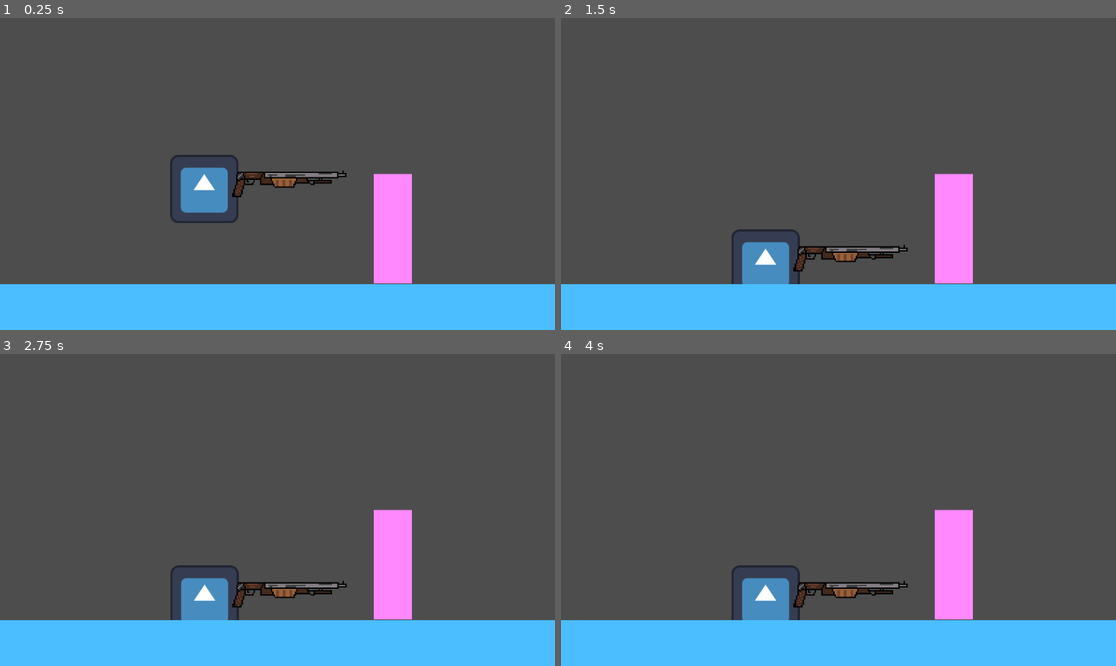
Above: before the commit, frames 1-4 (two rows, left to right).
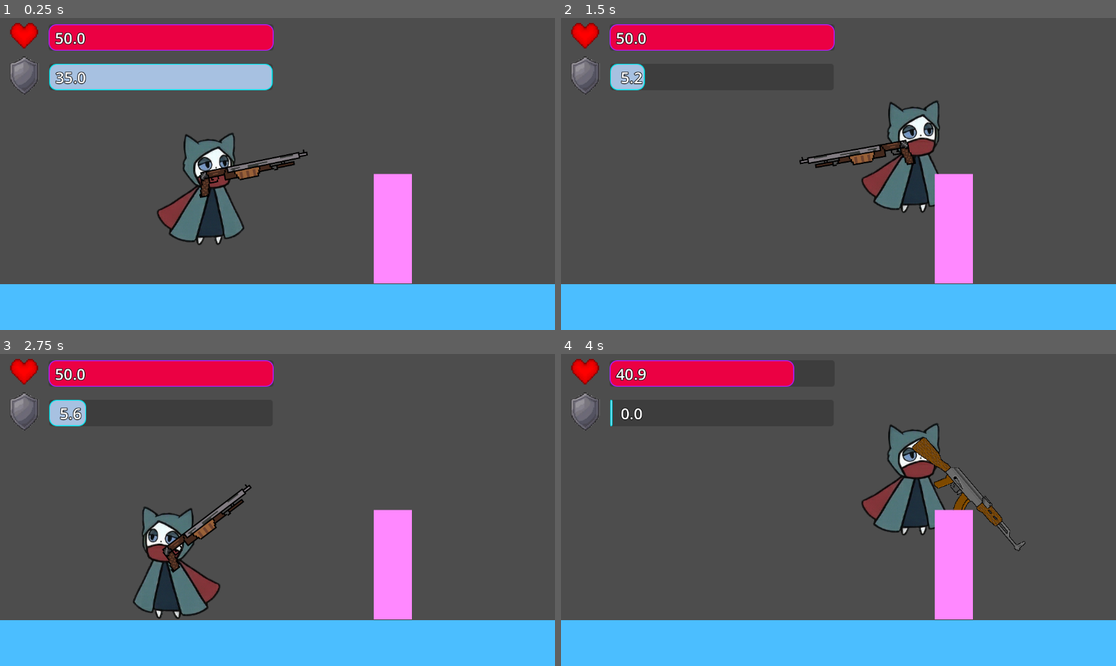
Above: after the commit, the same moments.

Repository: XN1005/QS_Impact
Game: Godot game, scene res://node_2d.tscn
Same seed, same stepped clock (60 frames per second), same inputs: the game is played once before the commit and once after it. The engine's default icon, where the game draws it, is replaced by a stand-in: a white triangle on a blue panel in a dark square.
Inputs (mouse positions are in pixels of both pictures, inside the frame that each line leads up to):
- Up to frame 1 (0.25 s): no input
- Up to frame 2 (1.5 s): move the mouse to (960, 158) at 0.52 s; press the mouse at (960, 158) at 0.53 s; hold Right (ui_right) from 0.53 s (still down); tap Up (ui_up) at 0.77 s; tap T (15-HP, bound only after the commit) at 0.8, 1.35 s; move the mouse to (727, 189) at 1.27 s; release the mouse at (727, 189) at 1.28 s
- Up to frame 3 (2.75 s): tap Up (ui_up) at 1.52 s; click (166, 525) at 1.55 s; move the mouse to (333, 441) at 2.02 s; release Right (ui_right) at 2.03 s; hold Left (ui_left) from 2.03 s (still down); tap E (dash) at 2.1 s; tap T (15-HP, bound only after the commit) at 2.3 s
- Up to frame 4 (4 s): move the mouse to (810, 572) at 2.77 s; release Left (ui_left) at 2.78 s; hold Right (ui_right) from 2.78 s (still down); click (810, 572) at 2.85 s; tap Up (ui_up) at 3.02, 3.77 s; move the mouse to (1005, 556) at 3.52 s; right-click (1005, 556) at 3.6 s; tap T (15-HP, bound only after the commit) at 3.8 s

The runs differ from the first frame. In frame 1, 12% of the frame differs, in the area x 1-63%, y 1-73%; in frame 2, 10%; in frame 3, 9.6%; in frame 4, 9.6%.
Error before the commit: Invalid assignment of property or key 'flip_h' with value of type 'bool' on a base object of type 'null instance'. (res://icon.gd:56)

Commit message:
HP + Sprites

Diff:
--- a/MAIN_SCENE.tscn
+++ b/MAIN_SCENE.tscn
@@ -7,10 +7,13 @@
 [node name="Node2D" type="Node2D" unique_id=1308558507]
 
 [node name="CharacterBody2D" parent="." unique_id=720078412 instance=ExtResource("1_awche")]
-position = Vector2(303, 261)
+position = Vector2(186, 470)
 
 [node name="StaticBody2D" parent="." unique_id=41758239 instance=ExtResource("2_qyadn")]
 position = Vector2(384, 648)
 
 [node name="Wall (Static)" parent="." unique_id=773038739 instance=ExtResource("3_ipxtu")]
 position = Vector2(695, 477)
+
+[node name="Camera2D" type="Camera2D" parent="." unique_id=1609645849]
+position = Vector2(234, 276)
--- a/Player_Movement_Test.tscn
+++ b/Player_Movement_Test.tscn
@@ -1,28 +1,122 @@
 [gd_scene format=3 uid="uid://p8e8qwgigc2v"]
 
-[ext_resource type="Texture2D" uid="uid://vvk3gxhyonbi" path="res://icon.svg" id="1_41ywu"]
 [ext_resource type="Script" uid="uid://dghop8vltia26" path="res://icon.gd" id="2_0ipxb"]
+[ext_resource type="Texture2D" uid="uid://2vukoo4gqmj6" path="res://Assets/Animations/Idle.png" id="2_0qsbf"]
+[ext_resource type="Texture2D" uid="uid://cvj8gqtk8edpj" path="res://Assets/49wcXf.png" id="2_tcn2r"]
+[ext_resource type="Texture2D" uid="uid://dav7u0mdw72a5" path="res://Assets/Shield.png" id="3_0qsbf"]
 [ext_resource type="PackedScene" uid="uid://17msdsu1ooyd" path="res://Weapons/W1_Shotgun.tscn" id="3_6jswd"]
 [ext_resource type="PackedScene" uid="uid://c3ss7omuw73s3" path="res://Weapons/W2_Standard.tscn" id="4_bksix"]
 
+[sub_resource type="StyleBoxFlat" id="StyleBoxFlat_bksix"]
+bg_color = Color(0.9224991, 0, 0.26437932, 1)
+border_width_left = 2
+border_width_top = 2
+border_width_right = 2
+border_width_bottom = 2
+border_color = Color(0.6835285, 0.12679732, 0.9999998, 1)
+corner_radius_top_left = 15
+corner_radius_top_right = 15
+corner_radius_bottom_right = 15
+corner_radius_bottom_left = 15
+
+[sub_resource type="StyleBoxFlat" id="StyleBoxFlat_0qsbf"]
+bg_color = Color(0.6541432, 0.7554598, 0.88107765, 1)
+border_width_left = 2
+border_width_top = 2
+border_width_right = 2
+border_width_bottom = 2
+border_color = Color(0, 0.9093756, 0.93869543, 1)
+corner_radius_top_left = 15
+corner_radius_top_right = 15
+corner_radius_bottom_right = 15
+corner_radius_bottom_left = 15
+
 [sub_resource type="RectangleShape2D" id="RectangleShape2D_0ipxb"]
-size = Vector2(108, 102)
+size = Vector2(79, 178)
+
+[sub_resource type="SpriteFrames" id="SpriteFrames_bksix"]
+
+[sub_resource type="Animation" id="Animation_tcn2r"]
+resource_name = "new_animation"
+
+[sub_resource type="AnimationLibrary" id="AnimationLibrary_0qsbf"]
+_data = {
+&"new_animation": SubResource("Animation_tcn2r")
+}
 
 [node name="CharacterBody2D" type="CharacterBody2D" unique_id=720078412]
 script = ExtResource("2_0ipxb")
 
+[node name="PlayerSprite" type="Sprite2D" parent="." unique_id=1284013736]
+scale = Vector2(0.76582277, 0.76582277)
+texture = ExtResource("2_0qsbf")
+
+[node name="HUD" type="CanvasLayer" parent="." unique_id=1931990353]
+
+[node name="49WcXf" type="Sprite2D" parent="HUD" unique_id=2015591631]
+position = Vector2(50.000008, 41.999996)
+scale = Vector2(0.268, 0.268)
+texture = ExtResource("2_tcn2r")
+
+[node name="HealthBar" type="ProgressBar" parent="HUD" unique_id=195959826]
+offset_left = 101.0
+offset_top = 13.0
+offset_right = 568.0
+offset_bottom = 68.0
+theme_override_styles/fill = SubResource("StyleBoxFlat_bksix")
+show_percentage = false
+
+[node name="HealthDisplay" type="Label" parent="HUD/HealthBar" unique_id=1751896634]
+layout_mode = 0
+offset_left = 2.0
+offset_top = 1.0
+offset_right = 88.0
+offset_bottom = 57.0
+theme_override_constants/outline_size = 5
+theme_override_font_sizes/font_size = 32
+text = "50"
+horizontal_alignment = 1
+vertical_alignment = 1
+
+[node name="ShieldBar" type="ProgressBar" parent="HUD" unique_id=280481797]
+offset_left = 102.0
+offset_top = 95.0
+offset_right = 566.0
+offset_bottom = 150.0
+theme_override_styles/fill = SubResource("StyleBoxFlat_0qsbf")
+show_percentage = false
+
+[node name="ShieldDisplay" type="Label" parent="HUD/ShieldBar" unique_id=1633349058]
+layout_mode = 0
+offset_left = 2.0
+offset_top = 1.0
+offset_right = 88.0
+offset_bottom = 57.0
+theme_override_constants/outline_size = 5
+theme_override_font_sizes/font_size = 32
+text = "35"
+horizontal_alignment = 1
+vertical_alignment = 1
+
+[node name="Shield" type="Sprite2D" parent="HUD" unique_id=1860690874]
+position = Vector2(50, 119)
+scale = Vector2(0.25792506, 0.25792506)
+texture = ExtResource("3_0qsbf")
+
 [node name="CollisionShape2D" type="CollisionShape2D" parent="." unique_id=1551339865]
+position = Vector2(14.5, 38)
 shape = SubResource("RectangleShape2D_0ipxb")
 
 [node name="Timer" type="Timer" parent="CollisionShape2D" unique_id=298870830]
 
-[node name="Icon" type="Sprite2D" parent="." unique_id=994689567]
-position = Vector2(1.1920929e-07, 1.9073486e-06)
-scale = Vector2(1.1093749, 1.1093748)
-texture = ExtResource("1_41ywu")
+[node name="AnimatedSprite2D" type="AnimatedSprite2D" parent="." unique_id=2005082149]
+sprite_frames = SubResource("SpriteFrames_bksix")
+
+[node name="AnimationPlayer" type="AnimationPlayer" parent="." unique_id=1387762220]
+libraries/ = SubResource("AnimationLibrary_0qsbf")
 
 [node name="W1_Shotgun" parent="." unique_id=1768938732 instance=ExtResource("3_6jswd")]
-position = Vector2(70, 0)
+scale = Vector2(0.99999994, 0.99999994)
 
 [node name="W2_Standard" parent="." unique_id=385477843 instance=ExtResource("4_bksix")]
 position = Vector2(69, 6)
--- a/Weapons/w_1_bullet.gd
+++ b/Weapons/w_1_bullet.gd
@@ -9,8 +9,8 @@
 
 
 func _physics_process(delta: float) -> void:
-	position += transform.x * speed * delta * cos(global_rotation)
-	position += transform.y * speed * delta * sin(global_rotation)
+	position.x += speed * delta * cos(global_rotation)
+	position.y += speed * delta * sin(global_rotation)
 
 func _on_body_entered(body): # Collision
 	queue_free()
--- a/Weapons/w_1_shotgun.gd
+++ b/Weapons/w_1_shotgun.gd
@@ -3,8 +3,21 @@
 @export var bullet_scene: PackedScene
 
 @onready var muzzle = $"Bullet Spawner"
+@onready var weapon_sprite = $Shotgun0
+
+func _process(delta: float) -> void:
+	var mouse_pos = get_global_mouse_position()
+
+	# 1. Point the entire Weapon node directly at the mouse
+	look_at(mouse_pos)
+
+	# 2. Prevent the gun from looking upside down!
+	if mouse_pos.x < global_position.x:
+		scale.y = -1
+	else:
+		scale.y = 1
+
 func shoot():
-	print('OK')
 
 	# 5 bullets
 	for i in range(5):
@@ -15,4 +28,7 @@
 		bullet.global_position = muzzle.global_position
 
 		var random_spread = randf_range(-0.2, 0.2)
-		bullet.global_rotation = global_rotation + random_spread
+		if global_scale.x < 0:
+			bullet.global_rotation = PI + global_rotation + random_spread
+		else:
+			bullet.global_rotation = global_rotation + random_spread
--- a/Weapons/w_2_bullet.gd
+++ b/Weapons/w_2_bullet.gd
@@ -8,8 +8,8 @@
 
 
 func _physics_process(delta: float) -> void:
-	position += transform.x * speed * delta * cos(global_rotation)
-	position += transform.y * speed * delta * sin(global_rotation)
+	position.x += speed * delta * cos(global_rotation)
+	position.y += speed * delta * sin(global_rotation)
 
 func _on_body_entered(body): # Collision
 	queue_free()
--- a/Weapons/w_2_standard.gd
+++ b/Weapons/w_2_standard.gd
@@ -3,11 +3,25 @@
 
 @onready var muzzle = $"Bullet Spawner"
 
+func _process(delta: float) -> void:
+	var mouse_pos = get_global_mouse_position()
+
+	# 1. Point the entire Weapon node directly at the mouse
+	look_at(mouse_pos)
+
+	# 2. Prevent the gun from looking upside down!
+	if mouse_pos.x < global_position.x:
+		scale.y = -1
+	else:
+		scale.y = 1
+
 func shoot():
-	print('OK')
 	var bullet = bullet_scene.instantiate()
 
 	get_tree().current_scene.add_child(bullet) # Add bullet as a child node in main scene
 
 	bullet.global_position = muzzle.global_position
-	bullet.global_rotation = global_rotation
+	if global_scale.x < 0:
+		bullet.global_rotation = PI + global_rotation
+	else:
+		bullet.global_rotation = global_rotation
--- a/icon.gd
+++ b/icon.gd
@@ -1,17 +1,24 @@
 extends CharacterBody2D
 
 # Base Stats
-@export var health = 5
-@export var shield = 3
+@export var health = 50.0
+@export var shield = 35.0
 @export var speed = 300.0
 @export var dash_speed = 1000.0
 @export var jump_strength = -600.0
 @export var wall_jump_push = 250.0
 
+var current_hp = 50.0
+var current_sp = 35.0
+
 # World Stats
 var double_jump = 1
 const gravity = 2000.0
 # Weapons
+@onready var hp_bar = $HUD/HealthBar
+@onready var hp_display = $HUD/HealthBar/HealthDisplay
+@onready var sp_bar = $HUD/ShieldBar
+@onready var sp_display = $HUD/ShieldBar/ShieldDisplay
 @onready var active_weapon = $W1_Shotgun
 @onready var side_weapon = $W2_Standard
 @onready var player_sprite = $PlayerSprite
@@ -47,13 +54,44 @@
 	await get_tree().create_timer(0.6).timeout # Wait 0.8 seconds to be able to dash again
 	can_dash = true
 
+func _ready():
+	# Make sure the health bar matches our variables right when the game boots up
+	hp_bar.max_value = health
+	hp_bar.value = current_hp
+	hp_display.text = "%.1f" % current_hp
+
+	sp_bar.max_value = shield
+	sp_bar.value = current_sp
+	sp_display.text = "%.1f" % current_sp
+	# (If you kept your weapon list code in _ready, keep it here too!)
+
+func take_damage(dmg):
+	current_sp -= dmg
+	if current_sp < 0:
+		current_hp += current_sp
+		current_sp = 0
+
+	hp_bar.value = current_hp # Update
+	hp_display.text = "%.1f" % current_hp # update
+	print("bro got -15 dmg")
+	if current_hp <= 0:
+		die()
+
+func die():
+	print("Game Over!")
+
 func _physics_process(delta: float) -> void:
+	if current_sp < shield:
+		current_sp += 0.3 * delta
+		sp_bar.value = current_sp
+		sp_display.text = "%.1f" % current_sp
+
 	if direction == -1:
 		face_right = -1
 		player_sprite.flip_h = true
 	elif direction == 1:
 		face_right = 1
-		player_sprite.flip_h = true
+		player_sprite.flip_h = false
 
 	# ----------------------- MOVEMENTS -----------------------
 	if is_dashing:
@@ -131,3 +169,7 @@
 			can_shoot = false
 			await get_tree().create_timer(shotgun_cd).timeout
 			can_shoot = true
+
+	# ----------------------- DEBUG -----------------------
+	if Input.is_action_just_pressed("15-HP"):
+		take_damage(15.0)
--- a/project.godot
+++ b/project.godot
@@ -16,6 +16,7 @@
 config/icon="res://icon.svg"
 
 [input]
+
 ui_left={
 "deadzone": 0.5,
 "events": [Object(InputEventKey,"resource_local_to_scene":false,"resource_name":"","device":0,"window_id":0,"alt_presse …(194 unchanged characters)…
@@ -38,6 +39,7 @@
 , Object(InputEventJoypadButton,"resource_local_to_scene":false,"resource_name":"","device":-1,"button_index":11,"pressure":0.0,"pressed":false,"script":null)
 , Object(InputEventJoypadMotion,"resource_local_to_scene":false,"resource_name":"","device":-1,"axis":1,"axis_value":-1.0,"script":null)
 , Object(InputEventKey,"resource_local_to_scene":false,"resource_name":"","device":-1,"window_id":0,"alt_pressed":false …(183 unchanged characters)…
+, Object(InputEventKey,"resource_local_to_scene":false,"resource_name":"","device":-1,"window_id":0,"alt_pressed":false,"shift_pressed":false,"ctrl_pressed":false,"meta_pressed":false,"pressed":false,"keycode":0,"physical_keycode":32,"key_label":0,"unicode":32,"location":0,"echo":false,"script":null)
 ]
 }
 dash={
@@ -60,6 +62,11 @@
 "events": [Object(InputEventMouseButton,"resource_local_to_scene":false,"resource_name":"","device":-1,"window_id":0,"a …(258 unchanged characters)…
 ]
 }
+15-HP={
+"deadzone": 0.2,
+"events": [Object(InputEventKey,"resource_local_to_scene":false,"resource_name":"","device":-1,"window_id":0,"alt_pressed":false,"shift_pressed":false,"ctrl_pressed":false,"meta_pressed":false,"pressed":false,"keycode":0,"physical_keycode":84,"key_label":0,"unicode":116,"location":0,"echo":false,"script":null)
+]
+}
 
 [physics]
 
Binary file added: Assets/49wcXf.png
Not shown, added: Assets/49wcXf.png.import
Not shown, added: Assets/Animations/Animation_Panel.png.import
Binary file added: Assets/Animations/Idle.png
Not shown, added: Assets/Animations/Idle.png.import
Binary file added: Assets/Animations/J1.png
Not shown, added: Assets/Animations/J1.png.import
Binary file added: Assets/Animations/J2.png
Not shown, added: Assets/Animations/J2.png.import
Binary file added: Assets/Animations/J3.png
Not shown, added: Assets/Animations/J3.png.import
Binary file added: Assets/Animations/J4.png
(and 14 more such lines)
